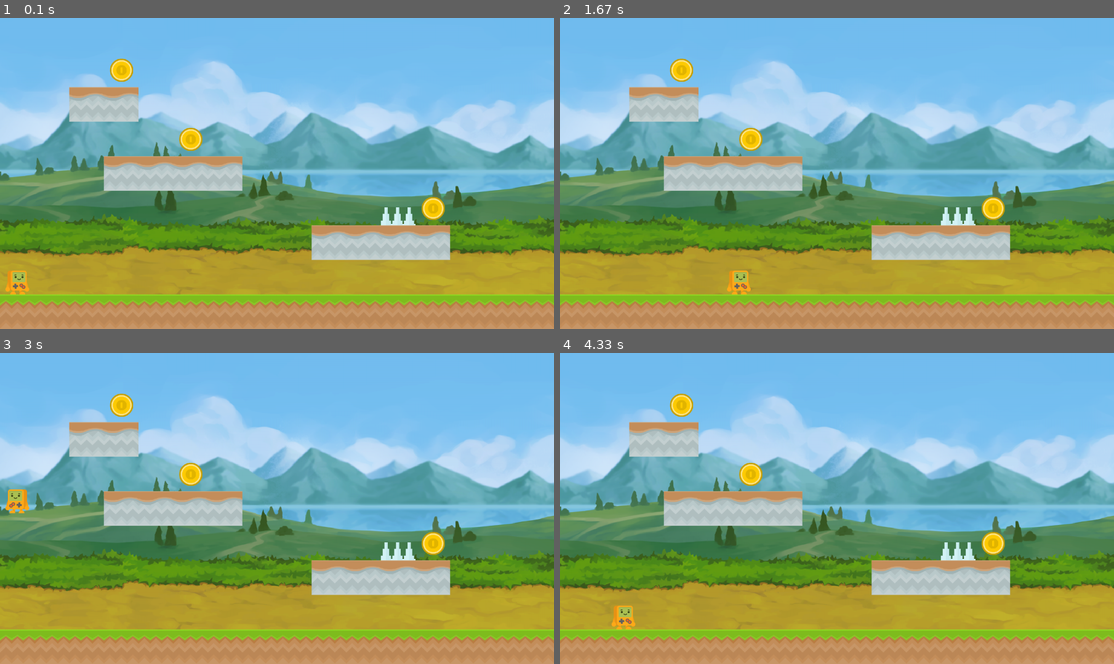
Above: before the commit, frames 1-4 (two rows, left to right).
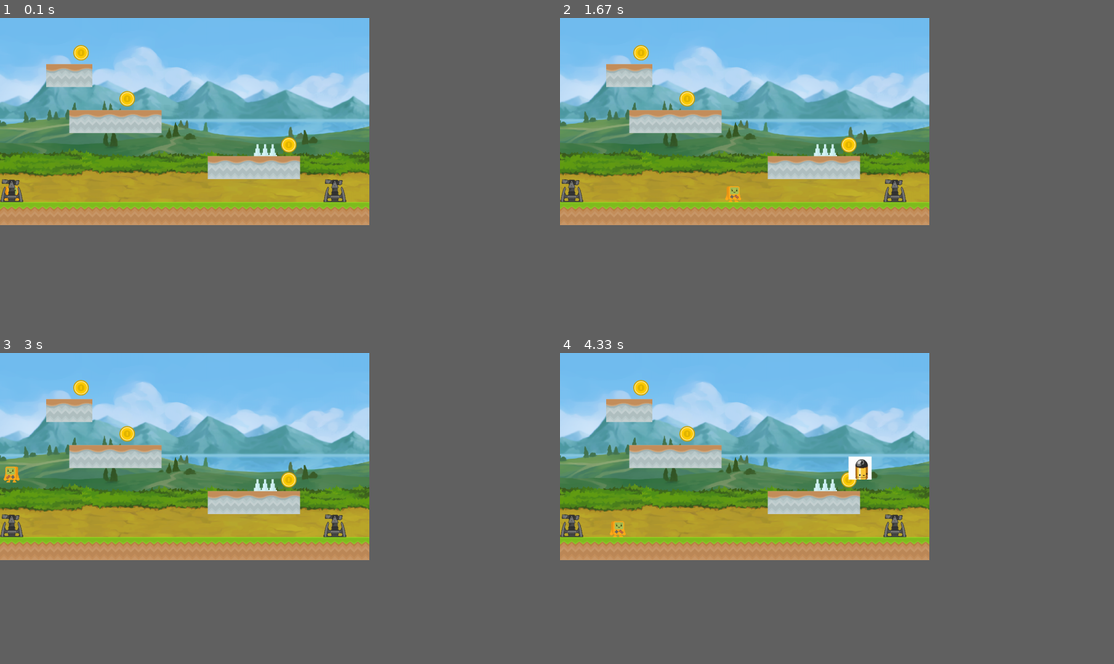
Above: after the commit, the same moments.

Repository: flexyw1be/Pygame
Game: pygame game, started from main.py
Two runs of this game, one before a commit and one after it. Both use one fixed random seed, a clock stepped at 60 frames per second and the inputs below.
Inputs:
- Up to frame 1 (0.1 s): no input
- Up to frame 2 (1.67 s): hold Right 0.33-0.8 s; hold Up 0.83-1.13 s; hold Right 1.17-1.63 s
- Up to frame 3 (3 s): hold Left 1.67-2.2 s; hold Left 2.23-2.63 s; hold Up from 2.67 s (still down)
- Up to frame 4 (4.33 s): release Up at 3.03 s; hold Right 3.07-3.7 s; hold Left 3.73-4.2 s; hold Right from 4.23 s (still down)
In our replay, the window is 900x506 before the commit and 600x337 after it. These sizes can differ from the game's own. Grey fills any space a smaller window leaves; there, only what the larger window draws over its background counts as a difference.

The runs differ from the first frame. In frame 1, 79% of the frame differs, in the area x 0-100%, y 0-93%; in frame 2, 79%; in frame 3, 79%; in frame 4, 79%.

Commit message:
bullets and turret

Diff:
--- a/config.py
+++ b/config.py
@@ -1,6 +1,6 @@
 import pygame
 
-TILE = 96
+TILE = 64
 WIN_SIZE = pygame.Rect(0, 0, TILE * 16, TILE * 9)
 FPS = 60
 
@@ -22,6 +22,9 @@
 COIN = 'data/hudCoin.png'
 HEART = 'data/tile_0373.png'
 BACKGROUND = 'data/back.png'
+BULLET = 'data/bullet.jpg'
+BULLET_SPEED = 10
+TURRET_BLOCKS = 'T'
 
 BLOCKS = {
     'G': 'data/grassMid.png',
@@ -29,7 +32,8 @@
     'R': 'data/dirtHalf_right.png',
     'D': 'data/dirtMid.png',
     'S': 'data/tile_0573.png',
-    'C': COIN
+    'C': COIN,
+    'T': 'data/turret.png'
 }
 
 HARD_BLOCKS = 'GDS'
--- a/main.py
+++ b/main.py
@@ -1,5 +1,6 @@
 import pygame
 from random import randint as ri
+from random import choice
 
 from config import *
 from utility import *
@@ -19,6 +20,30 @@
 
     def __init__(self, image_path, coord):
         Block.__init__(self, image_path, coord)
+
+
+class Turret:
+    def __init__(self, image_path, coord):
+        Block.__init__(self, image_path, coord)
+
+    def update(self):
+        pass
+
+
+class Bullet(pygame.sprite.Sprite):
+    def __init__(self, coord):
+        pygame.sprite.Sprite.__init__(self)
+        self.image = image_load(BULLET)
+        print(coord)
+        self.rect = pygame.Rect(coord, PLAYER_SIZE)
+        self.vx, self.vy = choice([-BULLET_SPEED, BULLET_SPEED]), ri(0, BULLET_SPEED)
+
+    def update(self):
+        self.rect.x += self.vx
+        self.rect.y -= self.vy
+        for i in game.hard_blocks:
+            if self.rect.colliderect(i.rect):
+                self.kill()
 
 
 class Player(pygame.sprite.Sprite):
@@ -142,6 +167,8 @@
         self.all_blocks = pygame.sprite.Group()
         self.hard_blocks = pygame.sprite.Group()
         self.spike_blocks = pygame.sprite.Group()
+        self.turret_blocks = pygame.sprite.Group()
+        self.bullets = pygame.sprite.Group()
         self.player = Player()
 
         self.running = True
@@ -157,6 +184,7 @@
         self.all_blocks.empty()
         self.hard_blocks.empty()
         self.spike_blocks.empty()
+        self.turret_blocks.empty()
         self.player.add(self.all_blocks)
         with open(self.map, 'r', encoding='utf-8') as file:
             for y, line in enumerate(file):
@@ -169,12 +197,16 @@
                             block.add(self.hard_blocks)
                         if letter in SPIKE_BLOCKS:
                             block.add(self.spike_blocks)
+                        if letter in TURRET_BLOCKS:
+                            block.add(self.turret_blocks)
+                            Turret(BLOCKS[letter], coord)
                         elif letter in COIN_BLOCKS:
                             block.add(self.coins)
 
     def run(self):
         self.load_map()
         self.running = True
+        time = pygame.time.get_ticks()
         while self.running:
             # события
             events = pygame.event.get()
@@ -195,6 +227,16 @@
 
             # отрисовка
             self.screen.blit(self.background, (0, 0))
+            second_time = pygame.time.get_ticks()
+            if second_time - time > 1000:
+                time = second_time
+                for i in self.turret_blocks:
+                    bullet = Bullet((i.rect.right, i.rect.top - TILE))
+                    bullet.add(self.bullets)
+                    bullet.add(self.all_blocks)
+            for i in self.bullets:
+                i.update()
+
 
             self.all_blocks.draw(self.screen)
 
--- a/map_0.txt
+++ b/map_0.txt
@@ -5,5 +5,5 @@
    DDDD
            SC
          DDDD
-
+T             T
 GGGGGGGGGGGGGGGG
Binary file added: data/bullet.jpg
Binary file added: data/turret.png
